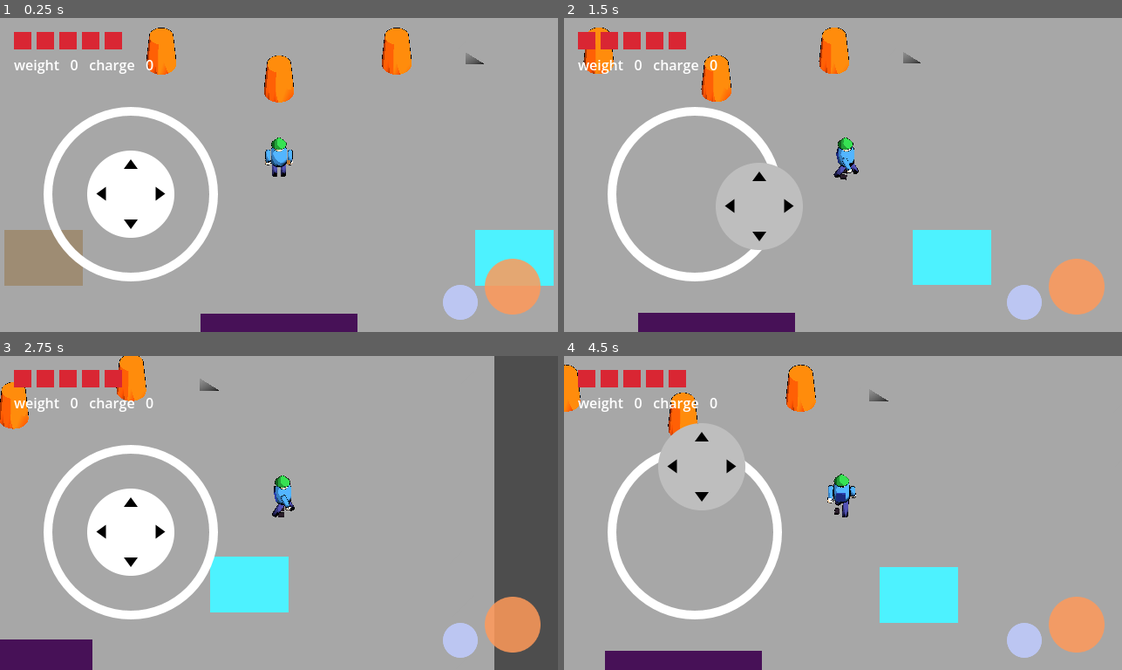
Above: before the commit, frames 1-4 (two rows, left to right).
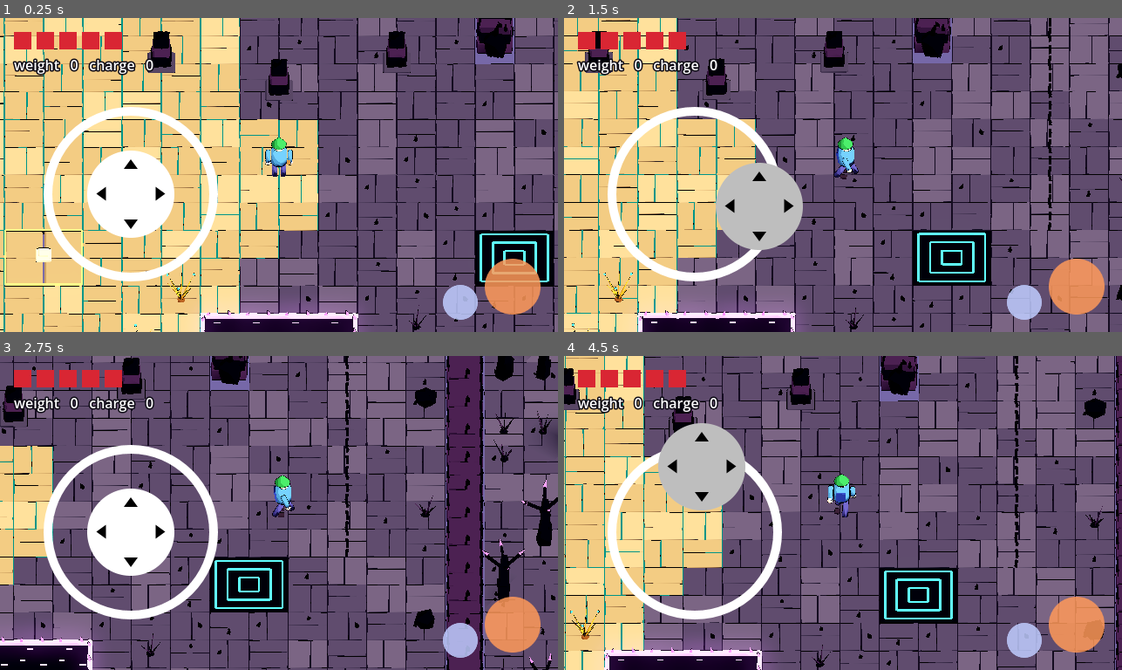
Above: after the commit, the same moments.

Repository: yogimathius/concept-01-restorative-zelda-3d
Game: Godot game, scene res://scenes/test/feel_lab.tscn
Two runs of this game, one before a commit and one after it. Both use one fixed random seed, a clock stepped at 60 frames per second and the inputs below.
Inputs (mouse positions are in pixels of both pictures, inside the frame that each line leads up to):
- Up to frame 1 (0.25 s): no input
- Up to frame 2 (1.5 s): move the mouse to (965, 159) at 0.52 s; hold D (move_right) 0.53-1.25 s; tap K (restore) at 0.6 s; click (965, 159) at 0.67 s; drag from (731, 190) to (815, 237) at 1.27 s
- Up to frame 3 (2.75 s): move the mouse to (334, 443) at 2.02 s; hold D (move_right) from 2.03 s (still down); tap Space (force) at 2.1 s; tap K (restore) at 2.3 s
- Up to frame 4 (4.5 s): release D (move_right) at 2.75 s; drag from (815, 575) to (675, 465) at 2.77 s; move the mouse to (1010, 560) at 3.52 s; hold A (move_left) 3.53-4.25 s; tap K (restore) at 3.6 s; drag from (675, 465) to (759, 434) at 4.27 s

The runs differ from the first frame. In frame 1, 91% of the frame differs, in the area x 0-100%, y 0-100%; in frame 2, 91%; in frame 3, 90%; in frame 4, 91%.

Commit message:
feat: dress the feel lab as a patch of the Broken Ford
Kit-built floor (restored west / corrupted east seam), walls, pool with
glowing rim, pads, training posts, river marker, reeds, trees; colliders
realigned to the 1 m kit grid. Dusk environment with restrained glow,
floor palette calmer than accent ivory, touch controls touchscreen-only.

Co-Authored-By: Claude Opus 5.5 <noreply@anthropic.com>

Diff:
--- a/scenes/hud/touch_controls.tscn
+++ b/scenes/hud/touch_controls.tscn
@@ -11,12 +11,14 @@
 action_right = "move_right"
 action_up = "move_up"
 action_down = "move_down"
+visibility_mode = 1
 
 [node name="ForceButton" type="TouchScreenButton" parent="."]
 position = Vector2(556, 276)
 scale = Vector2(0.64, 0.64)
 texture_normal = ExtResource("2_button_tex")
 action = "force"
+visibility_mode = 1
 self_modulate = Color(1, 0.6, 0.35, 0.85)
 
 [node name="DashButton" type="TouchScreenButton" parent="."]
@@ -24,4 +26,5 @@
 scale = Vector2(0.4, 0.4)
 texture_normal = ExtResource("2_button_tex")
 action = "dash"
+visibility_mode = 1
 self_modulate = Color(0.75, 0.8, 1, 0.85)
--- a/scenes/test/feel_lab.tscn
+++ b/scenes/test/feel_lab.tscn
@@ -10,30 +10,32 @@
 [ext_resource type="Script" path="res://scripts/world/hazard_zone.gd" id="8_hazard"]
 [ext_resource type="PackedScene" path="res://scenes/ui/hud.tscn" id="9_hud"]
 [ext_resource type="PackedScene" path="res://scenes/hud/touch_controls.tscn" id="10_touch"]
+[ext_resource type="Script" path="res://scripts/test_props/lab_dressing.gd" id="11_dressing"]
 
 [sub_resource type="BoxShape3D" id="BoxShape3D_ground"]
 size = Vector3(24, 0.2, 24)
 
-[sub_resource type="BoxMesh" id="BoxMesh_ground"]
-size = Vector3(24, 0.2, 24)
-
 [sub_resource type="BoxShape3D" id="BoxShape3D_wall_ns"]
-size = Vector3(24, 1, 0.5)
-
-[sub_resource type="BoxMesh" id="BoxMesh_wall_ns"]
-size = Vector3(24, 1, 0.5)
+size = Vector3(24, 1, 1)
 
 [sub_resource type="BoxShape3D" id="BoxShape3D_wall_ew"]
-size = Vector3(0.5, 1, 24)
-
-[sub_resource type="BoxMesh" id="BoxMesh_wall_ew"]
-size = Vector3(0.5, 1, 24)
+size = Vector3(1, 1, 24)
 
 [sub_resource type="BoxShape3D" id="BoxShape3D_pillar"]
-size = Vector3(0.5, 1, 4)
+size = Vector3(1, 1, 4)
 
-[sub_resource type="BoxMesh" id="BoxMesh_pillar"]
-size = Vector3(0.5, 1, 4)
+[sub_resource type="Environment" id="Environment_dusk"]
+background_mode = 1
+background_color = Color(0.09, 0.08, 0.13, 1)
+ambient_light_source = 2
+ambient_light_color = Color(0.42, 0.39, 0.55, 1)
+ambient_light_energy = 0.3
+tonemap_mode = 2
+tonemap_exposure = 0.95
+glow_enabled = true
+glow_intensity = 0.55
+glow_bloom = 0.0
+glow_hdr_threshold = 1.2
 
 [node name="FeelLab" type="Node3D"]
 script = ExtResource("1_lab")
@@ -44,59 +46,35 @@
 [node name="CollisionShape3D" type="CollisionShape3D" parent="Ground"]
 shape = SubResource("BoxShape3D_ground")
 
-[node name="MeshInstance3D" type="MeshInstance3D" parent="Ground"]
-mesh = SubResource("BoxMesh_ground")
-surface_material_override/0 = ExtResource("3_toon")
-
 [node name="WallNorth" type="StaticBody3D" parent="."]
-transform = Transform3D(1, 0, 0, 0, 1, 0, 0, 0, 1, 0, 0.5, -12)
+transform = Transform3D(1, 0, 0, 0, 1, 0, 0, 0, 1, 0, 0.5, -11.5)
 
 [node name="CollisionShape3D" type="CollisionShape3D" parent="WallNorth"]
 shape = SubResource("BoxShape3D_wall_ns")
 
-[node name="MeshInstance3D" type="MeshInstance3D" parent="WallNorth"]
-mesh = SubResource("BoxMesh_wall_ns")
-surface_material_override/0 = ExtResource("3_toon")
-
 [node name="WallSouth" type="StaticBody3D" parent="."]
-transform = Transform3D(1, 0, 0, 0, 1, 0, 0, 0, 1, 0, 0.5, 12)
+transform = Transform3D(1, 0, 0, 0, 1, 0, 0, 0, 1, 0, 0.5, 11.5)
 
 [node name="CollisionShape3D" type="CollisionShape3D" parent="WallSouth"]
 shape = SubResource("BoxShape3D_wall_ns")
 
-[node name="MeshInstance3D" type="MeshInstance3D" parent="WallSouth"]
-mesh = SubResource("BoxMesh_wall_ns")
-surface_material_override/0 = ExtResource("3_toon")
-
 [node name="WallWest" type="StaticBody3D" parent="."]
-transform = Transform3D(1, 0, 0, 0, 1, 0, 0, 0, 1, -12, 0.5, 0)
+transform = Transform3D(1, 0, 0, 0, 1, 0, 0, 0, 1, -11.5, 0.5, 0)
 
 [node name="CollisionShape3D" type="CollisionShape3D" parent="WallWest"]
 shape = SubResource("BoxShape3D_wall_ew")
 
-[node name="MeshInstance3D" type="MeshInstance3D" parent="WallWest"]
-mesh = SubResource("BoxMesh_wall_ew")
-surface_material_override/0 = ExtResource("3_toon")
-
 [node name="WallEast" type="StaticBody3D" parent="."]
-transform = Transform3D(1, 0, 0, 0, 1, 0, 0, 0, 1, 12, 0.5, 0)
+transform = Transform3D(1, 0, 0, 0, 1, 0, 0, 0, 1, 11.5, 0.5, 0)
 
 [node name="CollisionShape3D" type="CollisionShape3D" parent="WallEast"]
 shape = SubResource("BoxShape3D_wall_ew")
 
-[node name="MeshInstance3D" type="MeshInstance3D" parent="WallEast"]
-mesh = SubResource("BoxMesh_wall_ew")
-surface_material_override/0 = ExtResource("3_toon")
-
 [node name="Pillar" type="StaticBody3D" parent="."]
-transform = Transform3D(1, 0, 0, 0, 1, 0, 0, 0, 1, 5, 0.5, -4)
+transform = Transform3D(1, 0, 0, 0, 1, 0, 0, 0, 1, 5.5, 0.5, -4)
 
 [node name="CollisionShape3D" type="CollisionShape3D" parent="Pillar"]
 shape = SubResource("BoxShape3D_pillar")
-
-[node name="MeshInstance3D" type="MeshInstance3D" parent="Pillar"]
-mesh = SubResource("BoxMesh_pillar")
-surface_material_override/0 = ExtResource("3_toon")
 
 [node name="Hero" parent="." instance=ExtResource("4_hero")]
 transform = Transform3D(1, 0, 0, 0, 1, 0, 0, 0, 1, 0, 0.02, 2)
@@ -119,6 +97,7 @@
 state_id = &"weight"
 rate = 35.0
 color = Color(0.62, 0.55, 0.45, 1)
+show_visual = false
 
 [node name="ChargePad" type="Area3D" parent="."]
 transform = Transform3D(1, 0, 0, 0, 1, 0, 0, 0, 1, 6, 0, 5)
@@ -126,11 +105,13 @@
 state_id = &"charge"
 rate = 35.0
 color = Color(0.3, 0.95, 1, 1)
+show_visual = false
 
 [node name="Hazard" type="Area3D" parent="."]
 transform = Transform3D(1, 0, 0, 0, 1, 0, 0, 0, 1, 0, 0, 8)
 script = ExtResource("8_hazard")
 size = Vector3(4, 1, 2)
+show_visual = false
 
 [node name="Camera3D" type="Camera3D" parent="."]
 transform = Transform3D(1, 0, 0, 0, 1, 0, 0, 0, 1, 0, 8, 10)
@@ -143,8 +124,15 @@
 
 [node name="DirectionalLight3D" type="DirectionalLight3D" parent="."]
 transform = Transform3D(0.573576, -0.55667, 0.601254, 0, 0.734736, 0.678344, -0.819152, -0.389086, 0.421549, 0, 4, 0)
-light_energy = 1.2
+light_color = Color(1, 0.92, 0.8, 1)
+light_energy = 1.0
 shadow_enabled = true
+
+[node name="WorldEnvironment" type="WorldEnvironment" parent="."]
+environment = SubResource("Environment_dusk")
+
+[node name="LabDressing" type="Node3D" parent="."]
+script = ExtResource("11_dressing")
 
 [node name="HUD" parent="." instance=ExtResource("9_hud")]
 hero_path = NodePath("../Hero")
--- a/scenes/test_props/training_dummy.tscn
+++ b/scenes/test_props/training_dummy.tscn
@@ -1,18 +1,10 @@
 [gd_scene format=3]
 
 [ext_resource type="Script" path="res://scripts/test_props/training_dummy.gd" id="1_dummy"]
+[ext_resource type="Script" path="res://scripts/kit/kit_piece.gd" id="2_piece"]
 
 [sub_resource type="CylinderShape3D" id="CylinderShape3D_dummy"]
 radius = 0.35
-height = 1.0
-
-[sub_resource type="StandardMaterial3D" id="StandardMaterial3D_dummy"]
-albedo_color = Color(0.95, 0.55, 0.2, 1)
-
-[sub_resource type="CylinderMesh" id="CylinderMesh_dummy"]
-material = SubResource("StandardMaterial3D_dummy")
-top_radius = 0.3
-bottom_radius = 0.38
 height = 1.0
 
 [node name="TrainingDummy" type="CharacterBody3D"]
@@ -24,6 +16,8 @@
 
 [node name="Mesh" type="Node3D" parent="."]
 
-[node name="MeshInstance3D" type="MeshInstance3D" parent="Mesh"]
-transform = Transform3D(1, 0, 0, 0, 1, 0, 0, 0, 1, 0, 0.5, 0)
-mesh = SubResource("CylinderMesh_dummy")
+[node name="Post" type="Node3D" parent="Mesh"]
+script = ExtResource("2_piece")
+family = "training_post"
+shape = "training_post"
+unique_materials = true
--- a/scenes/ui/hud.tscn
+++ b/scenes/ui/hud.tscn
@@ -17,3 +17,5 @@
 offset_top = 42.0
 offset_right = 400.0
 offset_bottom = 62.0
+theme_override_colors/font_outline_color = Color(0.05, 0.04, 0.08, 1)
+theme_override_constants/outline_size = 6
--- /dev/null
+++ b/scripts/test_props/lab_dressing.gd
@@ -0,0 +1,103 @@
+extends Node3D
+## Dresses the feel lab as a patch of the Broken Ford with the kit. Purely
+## visual: colliders and gameplay nodes live in feel_lab.tscn. The west side
+## is restored, the east corrupted, split by a jagged seam near x = 0.
+
+const HALF := 15          # dressed field: cells -15..14 (30 x 30)
+const WALL := 11.5        # wall ring cell centre (matches the lab colliders)
+const POOL_X := [-1.5, -0.5, 0.5, 1.5]
+const POOL_Z := [7.5, 8.5]
+const PADS := [Vector3(-6, 0, 5), Vector3(6, 0, 5)]
+const PILLAR_X := 5.5
+const PILLAR_Z := [-5.5, -4.5, -3.5, -2.5]
+const MARKER := Vector3(-8.5, 0, -7.5)
+
+var dresser: KitDresser
+
+func _ready() -> void:
+	dresser = KitDresser.new()
+	dresser.name = "Dresser"
+	add_child(dresser)
+	for i in range(-HALF, HALF):
+		for j in range(-HALF, HALF):
+			_dress_cell(Vector3(i + 0.5, 0, j + 0.5), i, j)
+	_dress_features()
+	dresser.build()
+
+func _restored(p: Vector3) -> bool:
+	return p.x < 0.5 + roundf(sin(p.z * 0.7) * 1.5)
+
+func _v(p: Vector3) -> String:
+	return "restored" if _restored(p) else "corrupted"
+
+func _hash(i: int, j: int) -> int:
+	return absi((i * 73856093) ^ (j * 19349663))
+
+func _is_pool(p: Vector3) -> bool:
+	return p.x in POOL_X and p.z in POOL_Z
+
+func _under_pad(p: Vector3) -> bool:
+	for pad in PADS:
+		if absf(p.x - pad.x) < 1.0 and absf(p.z - pad.z) < 1.0:
+			return true
+	return false
+
+func _dress_cell(p: Vector3, i: int, j: int) -> void:
+	var on_ring := absf(absf(p.x) - WALL) < 0.01 and absf(p.z) <= WALL \
+		or absf(absf(p.z) - WALL) < 0.01 and absf(p.x) <= WALL
+	var is_pillar := absf(p.x - PILLAR_X) < 0.01 and p.z in PILLAR_Z
+	if on_ring:
+		var corner := absf(absf(p.x) - WALL) < 0.01 and absf(absf(p.z) - WALL) < 0.01
+		if corner:
+			dresser.place("wall_end", "wall_corner_" + _v(p), p)
+		else:
+			var yaw := 0.0 if absf(absf(p.z) - WALL) < 0.01 else 90.0
+			dresser.place("wall_straight", "wall_straight_" + _v(p), p, yaw)
+		return
+	if is_pillar:
+		if p.z == PILLAR_Z[0]:
+			dresser.place("wall_end", "wall_end_corrupted", p, 90.0)
+		elif p.z == PILLAR_Z[-1]:
+			dresser.place("wall_end", "wall_end_corrupted", p, -90.0)
+		else:
+			dresser.place("wall_straight", "wall_straight_corrupted", p, 90.0)
+		return
+	if _is_pool(p):
+		dresser.place("pool", "pool_surface_corrupted", p)
+		for side in [[Vector3(0, 0, -1), 0.0], [Vector3(-1, 0, 0), 90.0],
+				[Vector3(0, 0, 1), 180.0], [Vector3(1, 0, 0), -90.0]]:
+			if not _is_pool(p + side[0]):
+				dresser.place("pool", "pool_rim_corrupted", p, side[1])
+		return
+	if not _under_pad(p):
+		var letter: String = ["a", "b", "c"][_hash(i, j) % 3]
+		dresser.place("ground", "ground_%s_%s" % [letter, _v(p)], p, [0.0, 90.0, 180.0, 270.0][_hash(j, i) % 4])
+	var outside := absf(p.x) > WALL or absf(p.z) > WALL
+	var h := _hash(i + 7, j - 3)
+	if outside:
+		# nothing tall south of the play area: it sits between camera and hero
+		if h % 5 == 0 and p.z < WALL:
+			dresser.place("tree", "tree_" + _v(p), p, float(h % 360), 0.85 + (h % 30) / 100.0)
+		elif h % 3 == 0:
+			dresser.place("reed", "reed_" + _v(p), p, float(h % 360))
+	elif (absf(absf(p.x) - (WALL - 1.0)) < 0.01 or absf(absf(p.z) - (WALL - 1.0)) < 0.01) and h % 4 == 0:
+		# wall-foot dressing: reeds, and stones on the corrupted side
+		if _restored(p) or h % 8 != 0:
+			dresser.place("reed", "reed_" + _v(p), p, float(h % 360))
+		else:
+			dresser.place("stone_chunk", "stone_chunk_corrupted", p, float(h % 360), 0.7)
+
+func _dress_features() -> void:
+	dresser.place("pad", "pad_weight_restored", PADS[0])
+	dresser.place("pad", "pad_charge_restored", PADS[1])
+	dresser.place("river_marker", "river_marker_restored", MARKER, 30.0)
+	# a lit groove path from the marker toward the weight pad, and its broken
+	# twin on the corrupted side
+	for z in range(-6, 4):
+		dresser.place("signal_groove", "signal_groove_restored", Vector3(-8.5, 0, z + 0.5), 90.0)
+	for z in range(-6, 4):
+		dresser.place("signal_groove", "signal_groove_corrupted", Vector3(8.5, 0, z + 0.5), 90.0)
+	for p in [Vector3(-3.5, 0, 8.5), Vector3(3.5, 0, 7.5), Vector3(2.5, 0, 9.5), Vector3(-2.5, 0, 6.5)]:
+		dresser.place("reed", "reed_" + _v(p), p, p.x * 40.0)
+	for p in [Vector3(-9.5, 0, -9.5), Vector3(-7.5, 0, -9.5)]:
+		dresser.place("stone_chunk", "stone_chunk_restored", p, 15.0, 0.75)
--- a/scripts/test_props/state_pad.gd
+++ b/scripts/test_props/state_pad.gd
@@ -8,6 +8,7 @@
 @export var rate: float = 35.0
 @export var size := Vector2(2.0, 2.0)
 @export var color := Color(0.6, 0.5, 0.4)
+@export var show_visual := true
 
 var _bodies: Array[Node3D] = []
 
@@ -18,16 +19,17 @@
 	shape.shape = box
 	shape.position.y = 0.5
 	add_child(shape)
-	var plane := PlaneMesh.new()
-	plane.size = size
-	var mat := StandardMaterial3D.new()
-	mat.shading_mode = BaseMaterial3D.SHADING_MODE_UNSHADED
-	mat.albedo_color = color
-	plane.material = mat
-	var mi := MeshInstance3D.new()
-	mi.mesh = plane
-	mi.position.y = 0.02
-	add_child(mi)
+	if show_visual:
+		var plane := PlaneMesh.new()
+		plane.size = size
+		var mat := StandardMaterial3D.new()
+		mat.shading_mode = BaseMaterial3D.SHADING_MODE_UNSHADED
+		mat.albedo_color = color
+		plane.material = mat
+		var mi := MeshInstance3D.new()
+		mi.mesh = plane
+		mi.position.y = 0.02
+		add_child(mi)
 	body_entered.connect(_on_body_entered)
 	body_exited.connect(_on_body_exited)
 
--- a/tests/unit/test_feel_lab.gd
+++ b/tests/unit/test_feel_lab.gd
@@ -106,3 +106,20 @@
 		ev.action = action
 		ev.pressed = pressed
 		Input.parse_input_event(ev)
+
+func test_lab_is_dressed_with_the_kit() -> void:
+	await load_lab()
+	var dresser: KitDresser = lab.get_node("LabDressing/Dresser")
+	var batches := dresser.get_children().filter(func(c): return c is MultiMeshInstance3D)
+	var total := 0
+	for b in batches:
+		total += b.multimesh.instance_count
+	check(batches.size() >= 12, "many distinct kit pieces (got %d)" % batches.size())
+	check(total >= 800, "30x30 dressed field (got %d instances)" % total)
+	check(batches.size() <= 60, "draw calls stay batched (got %d)" % batches.size())
+
+func test_dummies_are_kit_training_posts() -> void:
+	await load_lab()
+	var post := lab.get_node("Dummies/DummyCenter").find_child("*", true, false)
+	var pieces := lab.get_node("Dummies/DummyCenter").find_children("*", "KitPiece", true, false)
+	check(pieces.size() == 1 and pieces[0].shape == "training_post", "dummy wears the training post")
Binary file changed: art/kit_sheet.png
Binary file changed: art/kit_sheet_ring.png
Binary file changed: assets/kit/bank_corner.glb
Binary file changed: assets/kit/bank_straight.glb
Binary file changed: assets/kit/conduit.glb
Binary file changed: assets/kit/ground.glb
Binary file changed: assets/kit/pad.glb
Binary file changed: assets/kit/reed.glb
Binary file changed: assets/kit/river_marker.glb
Binary file changed: assets/kit/signal_groove.glb
Binary file changed: assets/kit/training_post.glb
Not shown, added: scripts/test_props/lab_dressing.gd.uid
